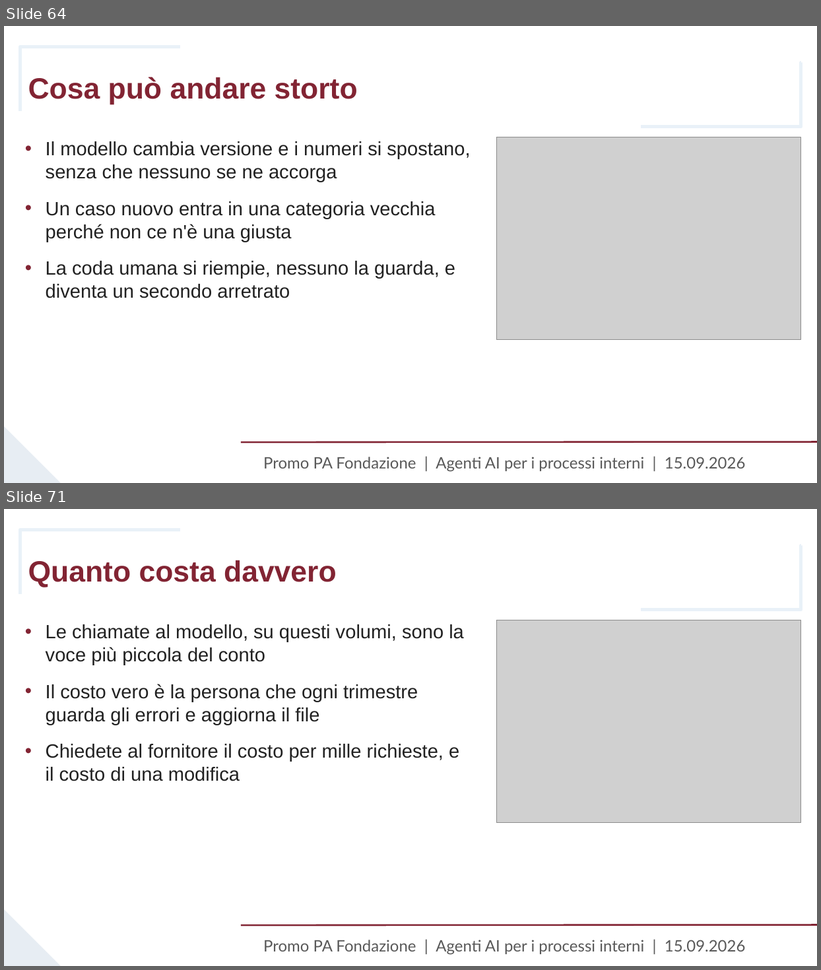
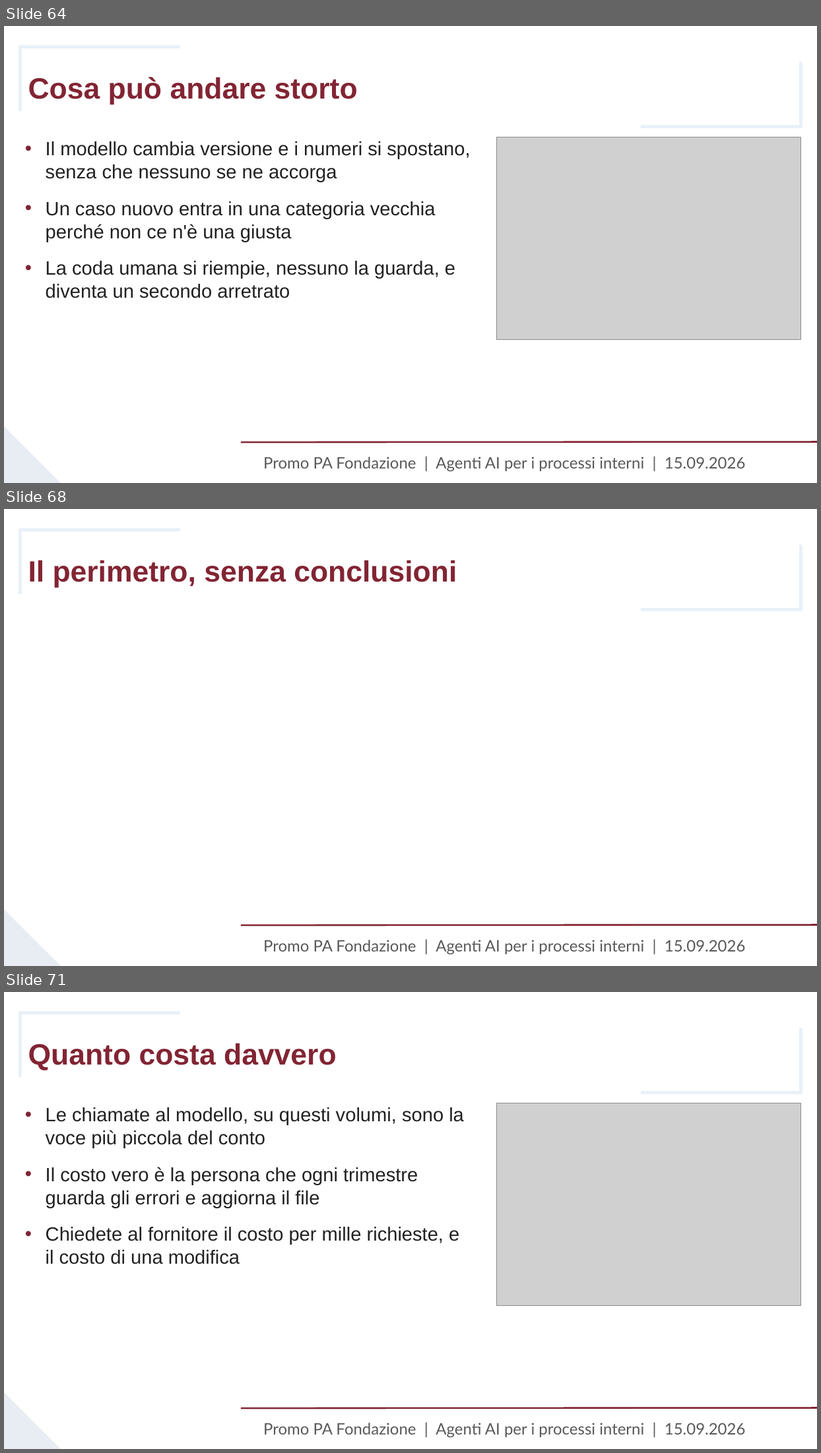
Before and after one commit to fabsilvestri/promopa-agenti-ai, a slide deck: slides/Lezione_15_settembre_Agenti_AI_PromoPA.pptx. Shown one above the other, each under a label of ours: slides 64 and 71 before the commit, slides 64, 68 and 71 after it; the slides between them are not shown. The pictures are 821x970 and 821x1453 pixels, drawn with LibreOffice and Linux fonts; fonts in the diff are those of the drawing; grey boxes stand for pictures; background and template pictures are left out. Boxes give left, top, right and bottom in pixels: in the first picture for what was removed or moved away, otherwise in the second. Text is boxed around its words. In the diff, an @@ line names an element or a change of style, - is before the commit and + after.

```diff
--- a/slides/Lezione_15_settembre_Agenti_AI_PromoPA.pptx
+++ b/slides/Lezione_15_settembre_Agenti_AI_PromoPA.pptx
@@ slide 68 added at (4, 509, 817, 966), background #FFFFFF; not listed: 5 template elements that a slide beside it also shows @@
@@ title added at (28, 560, 457, 588), 26 pt, text #822433, bold @@
+Il perimetro, senza conclusioni
```
Also in this commit, not shown: 3 slides changed, 3 other slides added, 4 slides removed, 5 other files.
